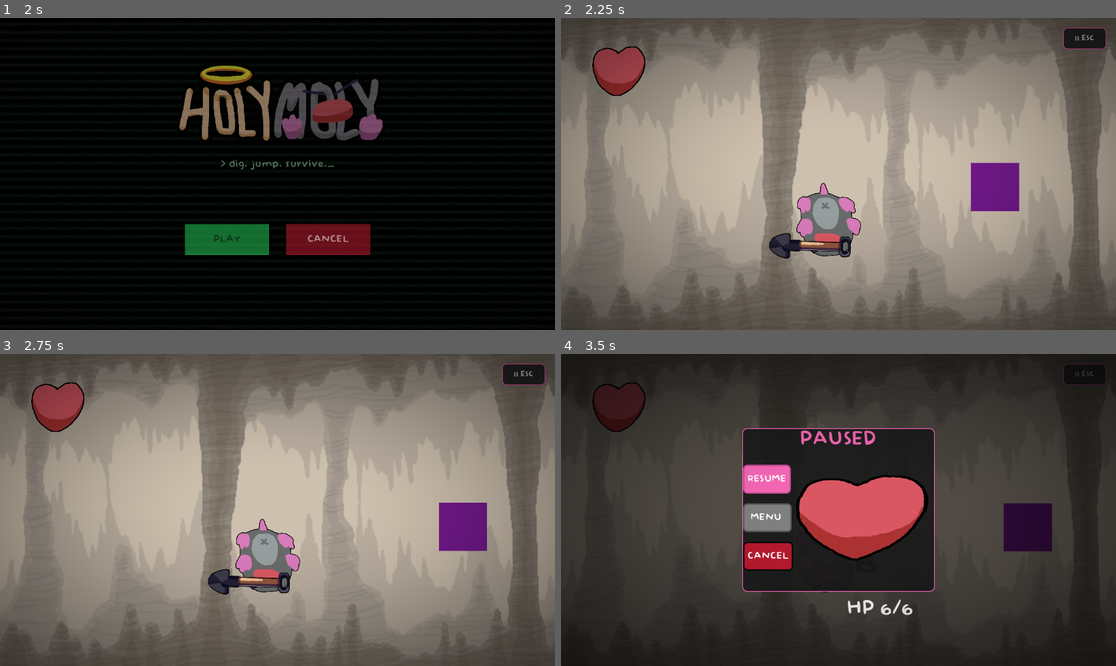
Above: before the commit, frames 1-4 (two rows, left to right).
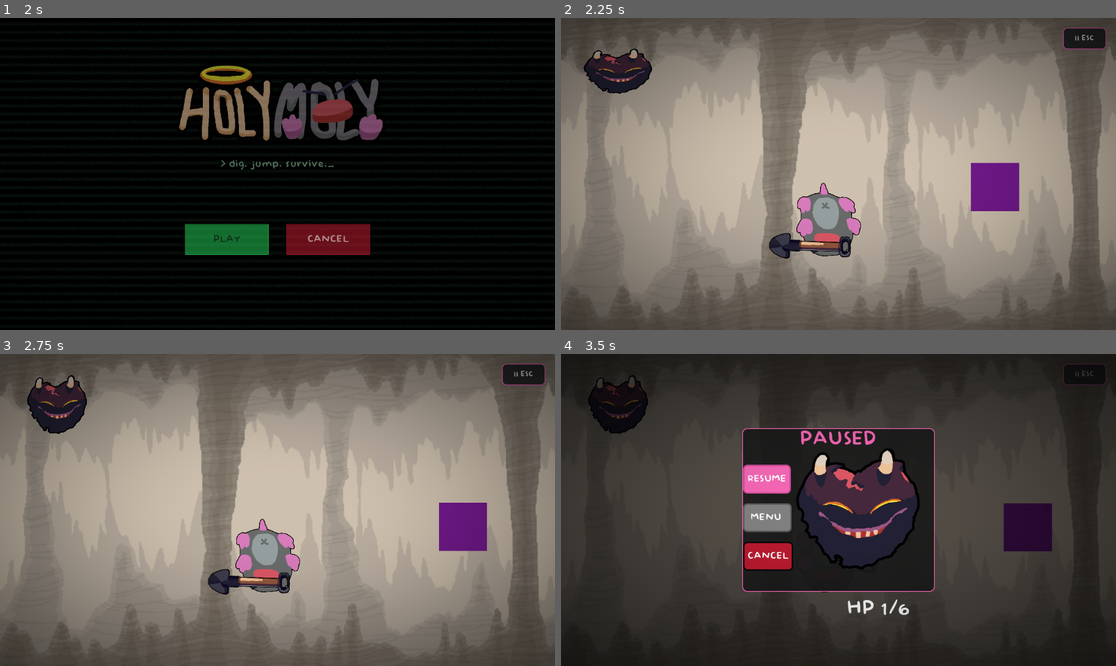
Above: after the commit, the same moments.

Repository: Geofoods/Holy-Moly
Game: Godot game, scene res://scenes/intro.tscn
Two runs of this game, one before a commit and one after it. Both use one fixed random seed, a clock stepped at 60 frames per second and the inputs below.
Inputs (mouse positions are in pixels of both pictures, inside the frame that each line leads up to):
- Up to frame 1 (2 s): tap Enter (ui_accept) at 0.5, 0.77, 1.52 s; move the mouse to (399, 158) at 0.52 s; hold Right (ui_right) from 0.53 s (still down); tap Shift (dig_dash) at 0.6 s; click (399, 158) at 0.67 s; move the mouse to (166, 189) at 1.27 s; tap Alt at 1.35 s
- Up to frame 2 (2.25 s): release Right (ui_right) at 2 s; click "PLAY" at 2 s
- Up to frame 3 (2.75 s): no input
- Up to frame 4 (3.5 s): click "II ESC" at 2.75 s

Frame 1 is identical in both runs. In frame 2, 1.4% of the frame differs, in the area x 4-17%, y 9-25%; in frame 3, 1.4%; in frame 4, 7.2%, in the area x 4-67%, y 6-84%.

Commit message:
menu fixx
fix

Diff:
--- /dev/null
+++ b/scenes/heart.gd
@@ -0,0 +1,11 @@
+extends Node2D
+
+
+# Called when the node enters the scene tree for the first time.
+func _ready() -> void:
+	pass # Replace with function body.
+
+
+# Called every frame. 'delta' is the elapsed time since the previous frame.
+func _process(delta: float) -> void:
+	pass
--- a/scenes/pause_menu.tscn
+++ b/scenes/pause_menu.tscn
@@ -3,6 +3,7 @@
 [ext_resource type="Script" uid="uid://078htpym8kd2" path="res://scripts/pause_menu.gd" id="1_pause"]
 [ext_resource type="FontFile" uid="uid://bnyew5lradf4a" path="res://Baby Doll.otf" id="2_myx47"]
 [ext_resource type="PackedScene" uid="uid://c6xus6tuhcmfo" path="res://scenes/heart.tscn" id="3_5d2l8"]
+[ext_resource type="Script" uid="uid://dxmyb5c7tfjqb" path="res://scenes/heart.gd" id="3_7l7mv"]
 [ext_resource type="Script" uid="uid://cyfc3x13jb5q5" path="res://scenes/label.gd" id="4_7l7mv"]
 
 [sub_resource type="StyleBoxFlat" id="StyleBoxFlat_pausebg"]
@@ -113,6 +114,7 @@
 [node name="heart" parent="CenterContainer/PausePanel" unique_id=1207891791 instance=ExtResource("3_5d2l8")]
 position = Vector2(240, 186)
 scale = Vector2(0.5, 0.5)
+script = ExtResource("3_7l7mv")
 
 [node name="VBoxContainer" type="VBoxContainer" parent="CenterContainer/PausePanel" unique_id=1558397815]
 layout_mode = 2
--- a/scripts/mole.gd
+++ b/scripts/mole.gd
@@ -22,7 +22,7 @@
 var tunnel_direction := 1.0
 var invulnerable := false
 
-var health: int = 6:
+var health: int = 1:
 	set(value):
 		health = clamp(value, 0, 6)
 		if is_inside_tree():
--- a/scripts/pause_menu.gd
+++ b/scripts/pause_menu.gd
@@ -18,6 +18,7 @@
 	$DimBackground.modulate.a = 0.0
 	_set_input_enabled(false)
 	call_deferred("_position_hp_label")
+	call_deferred("_sync_pause_heart")
 
 func _input(event: InputEvent) -> void:
 	if event is InputEventKey and event.pressed:
@@ -38,6 +39,7 @@
 		_set_input_enabled(true)
 		panel.scale = Vector2(0.9, 0.9)
 		label.scale = Vector2(0.9, 0.9)
+		_sync_pause_heart()
 		var tween := create_tween()
 		tween.set_parallel(true)
 		tween.tween_property(panel, "modulate:a", 1.0, 0.2).set_trans(Tween.TRANS_CUBIC).set_ease(Tween.EASE_OUT)
@@ -70,6 +72,15 @@
 	var label = $Label as Control
 	label.position = panel.global_position + Vector2(panel.size.x * 0.54, panel.size.y + 14.0)
 
+func _sync_pause_heart() -> void:
+	var source_heart := get_parent().get_node_or_null("CanvasLayer/heart/AnimatedSprite2D")
+	var pause_heart := $CenterContainer/PausePanel/heart/AnimatedSprite2D
+	if source_heart and pause_heart:
+		pause_heart.animation = source_heart.animation
+		pause_heart.frame = source_heart.frame
+		pause_heart.frame_progress = source_heart.frame_progress
+		pause_heart.play()
+
 func _on_resume_pressed() -> void:
 	toggle_pause()
 
Not shown, added: scenes/heart.gd.uid
